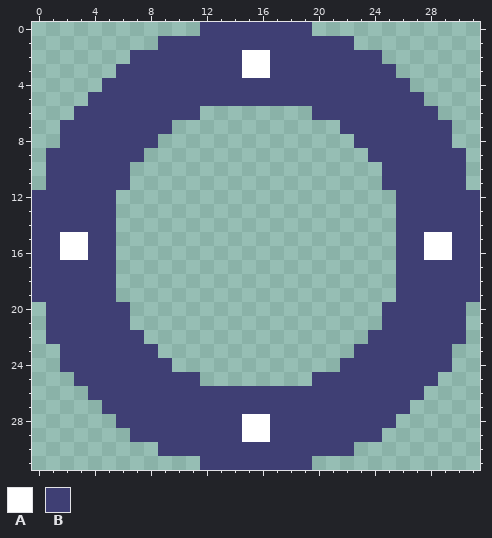
Two versions of one pixel-art file, core/sprites/TouchBackground.ase. This is how it looked before the edit.
32x32 pixels, 1 frame.
Palette (. is transparent): A #ffffff  B #3f3f74
After the commit:
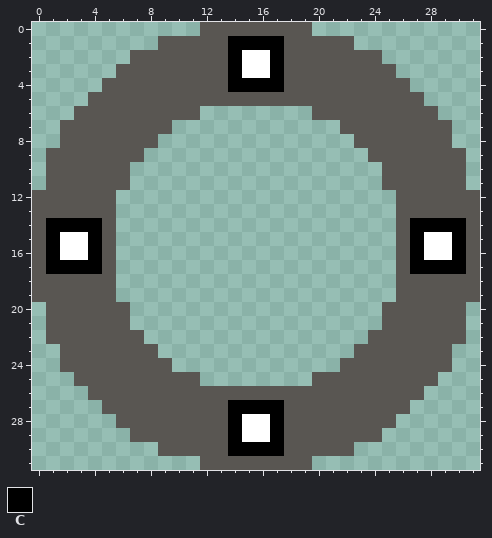
Colours new in this view: C #000000
The exact change:
@@ palette @@
-B #3f3f74
+B #595652
@@ x 12..19 @@
  0 BBBBBBBB
- 1 BBBBBBBB
- 2 BBBAABBB
- 3 BBBAABBB
- 4 BBBBBBBB
+ 1 BBCCCCBB
+ 2 BBCAACBB
+ 3 BBCAACBB
+ 4 BBCCCCBB
  5 BBBBBBBB
@@ x 0..31 @@
 13 BBBBBB....................BBBBBB
-14 BBBBBB....................BBBBBB
-15 BBAABB....................BBAABB
-16 BBAABB....................BBAABB
-17 BBBBBB....................BBBBBB
+14 BCCCCB....................BCCCCB
+15 BCAACB....................BCAACB
+16 BCAACB....................BCAACB
+17 BCCCCB....................BCCCCB
 18 BBBBBB....................BBBBBB
@@ x 12..19 @@
 26 BBBBBBBB
-27 BBBBBBBB
-28 BBBAABBB
-29 BBBAABBB
-30 BBBBBBBB
+27 BBCCCCBB
+28 BBCAACBB
+29 BBCAACBB
+30 BBCCCCBB
 31 BBBBBBBB
Pixel boxes of the changes (left, top, right, bottom) in both pictures:
changed: (32, 22, 480, 470)
